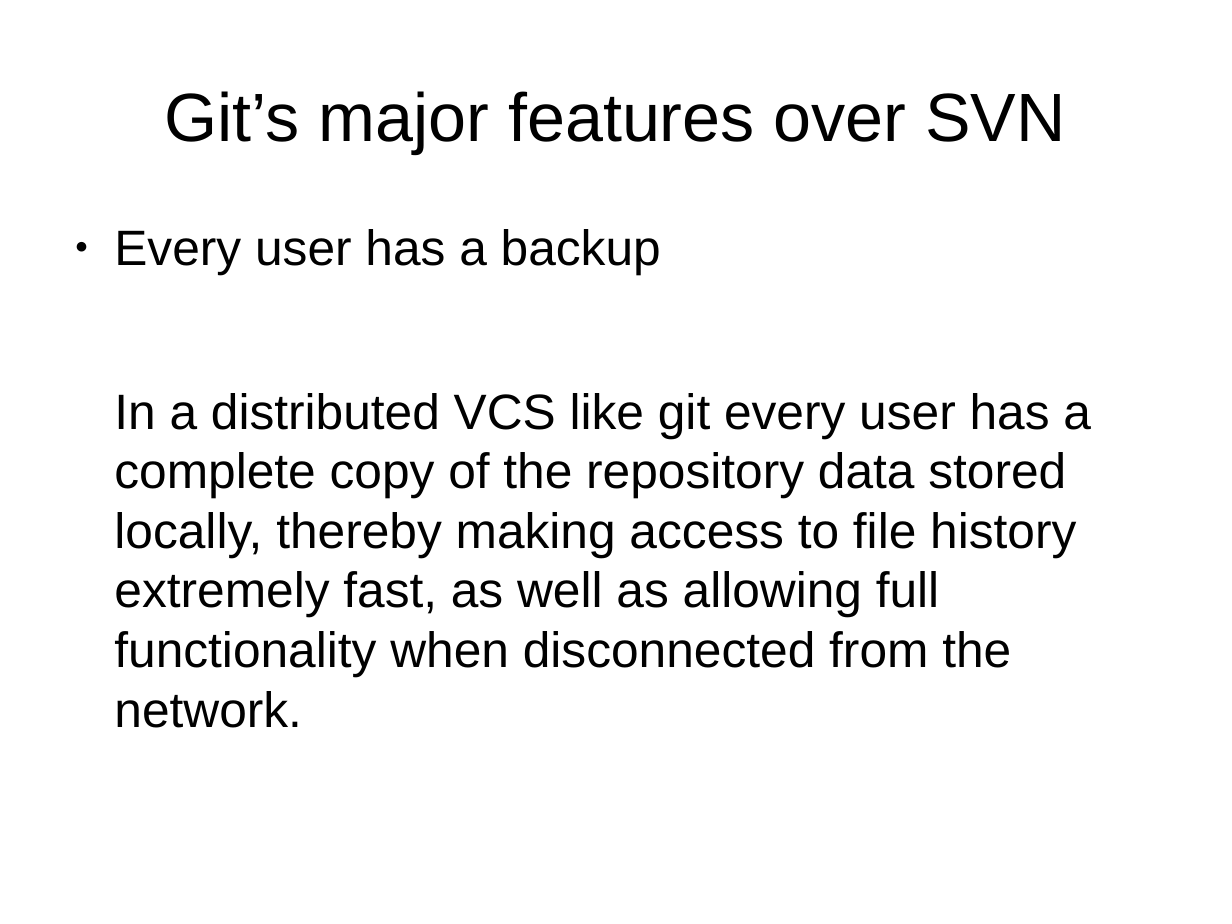
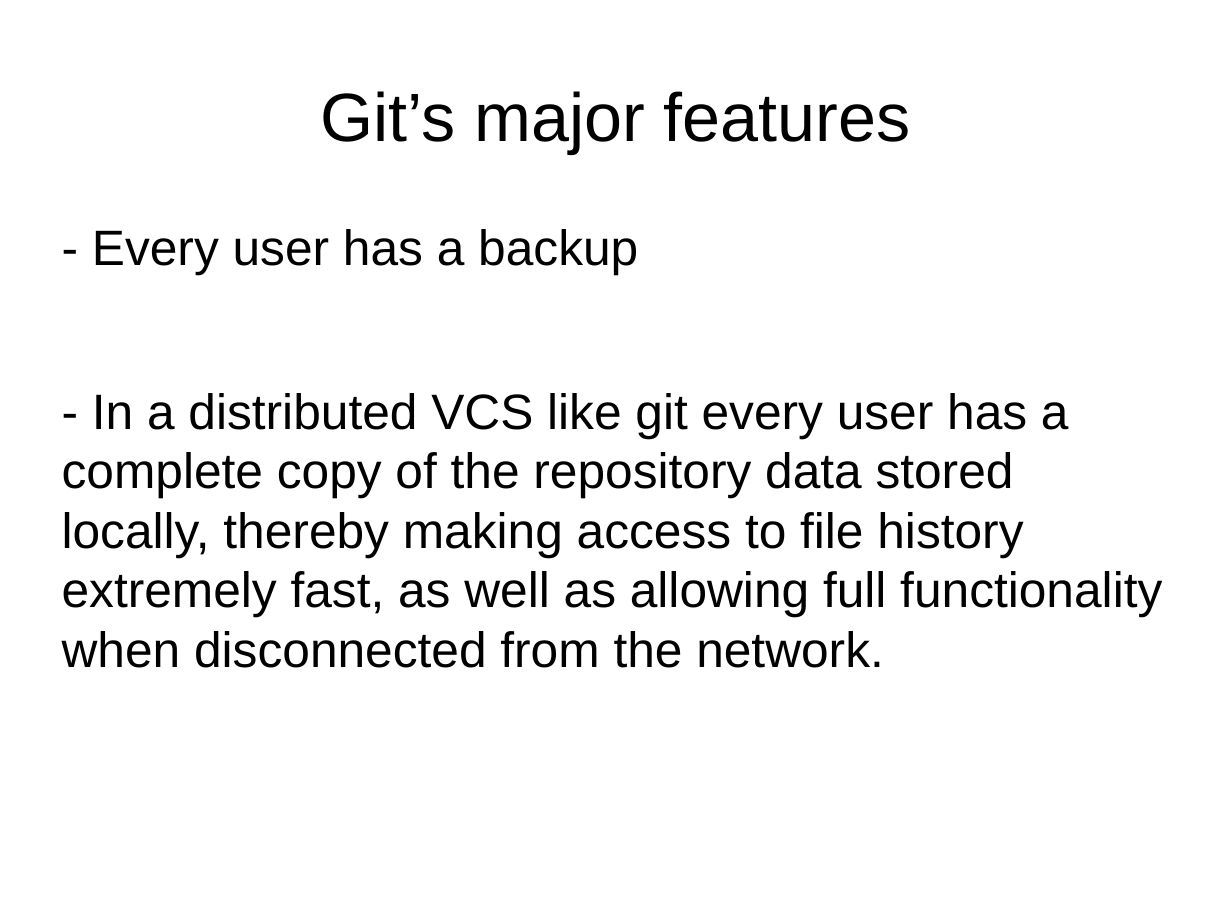
Before and after one commit to rosiv-git-trainings/docs, a slide deck: slide 5 of prezentacja.odp (slide 3 before the commit). Drawn at 1232x924 pixels with LibreOffice and Linux fonts; fonts in the diff are those of the drawing; background and template pictures are left out. Boxes give left, top, right and bottom in pixels: in the first picture for what was removed or moved away, otherwise in the second. Text is boxed around its words. In the diff, an @@ line names an element or a change of style, - is before the commit and + after.

```diff
--- a/prezentacja.odp
+++ b/prezentacja.odp
@@ title at (x1=320, y1=91, x2=911, y2=153): text changed @@
-Git’s major features over SVN
+Git’s major features
@@ text at (x1=62, y1=229, x2=1162, y2=668): text changed @@
-● Every user has a backup
-In a distributed VCS like git every user has a complete copy of the repository data stored locally, thereby making access to file history extremely fast, as well as allowing full functionality when disconnected from the network.
+- Every user has a backup
+- In a distributed VCS like git every user has a complete copy of the repository data stored locally, thereby making access to file history extremely fast, as well as allowing full functionality when disconnected from the network.
```
Also in this commit, not shown: 7 other slides changed, 8 slides added, 2 slides removed.
